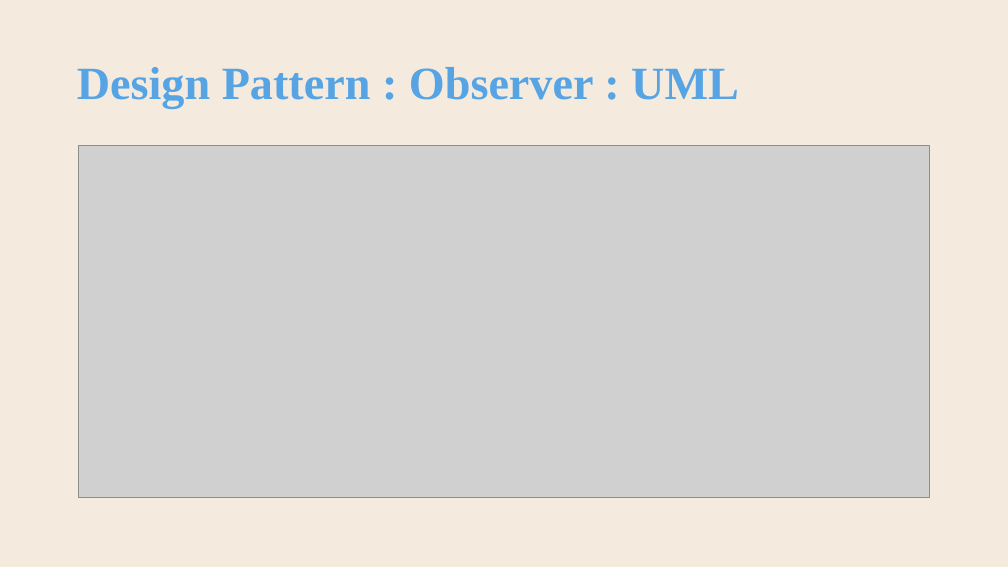
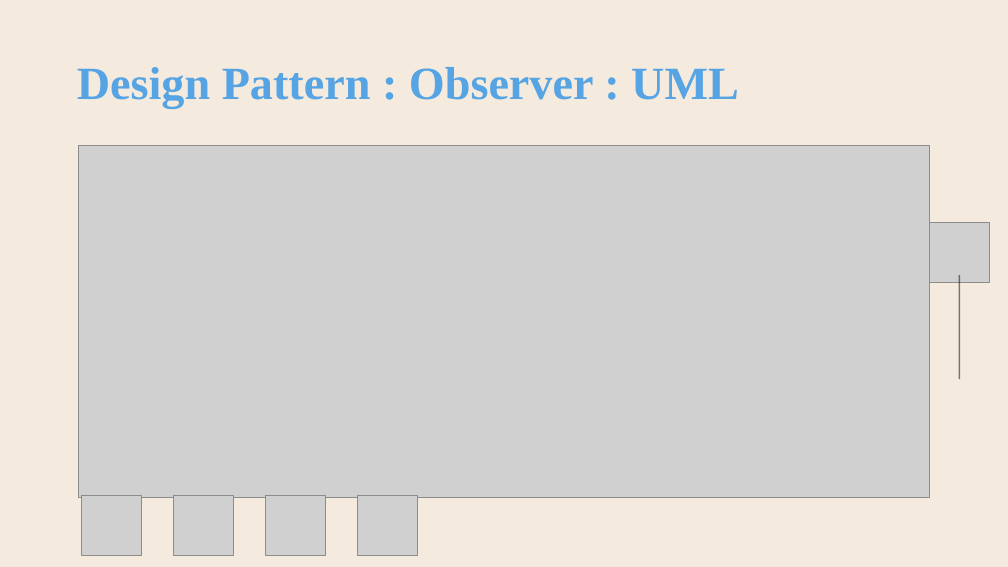
Before and after one commit to AlainWafflard/4IPO3, a slide deck: slide 44 of 17-POO-design-pattern/syllabus_17.pptx. Drawn at 1008x567 pixels with LibreOffice and Linux fonts; fonts in the diff are those of the drawing; grey boxes stand for pictures; background and template pictures are left out. Boxes give left, top, right and bottom in pixels: in the first picture for what was removed or moved away, otherwise in the second. Text is boxed around its words. In the diff, an @@ line names an element or a change of style, - is before the commit and + after.

Commit message:
design pattern : mini update GUI : mini update

```diff
--- a/17-POO-design-pattern/syllabus_17.pptx
+++ b/17-POO-design-pattern/syllabus_17.pptx
@@ picture added at (930,222,990,282) @@
@@ line added from (960, 275) to (960, 379), #000000 1.35 pt @@
@@ picture added at (82,496,141,556) @@
@@ picture added at (174,496,234,556) @@
@@ picture added at (265,496,325,556) @@
@@ picture added at (358,496,417,556) @@
```
Also in this commit, not shown: 1 other slide changed, 2 other files.
